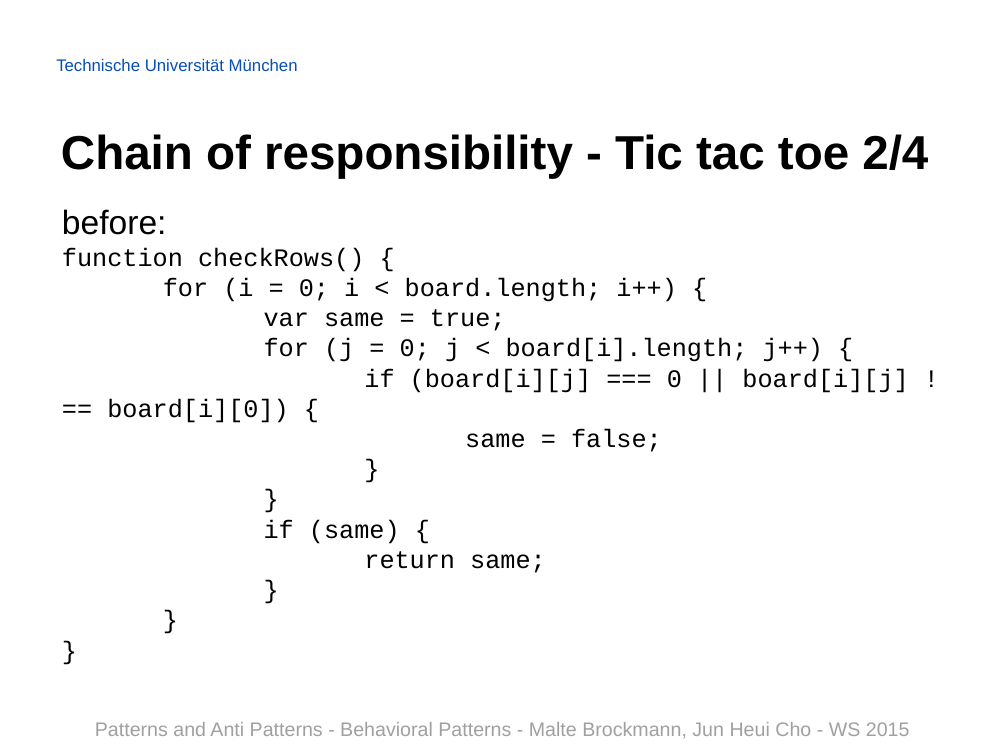
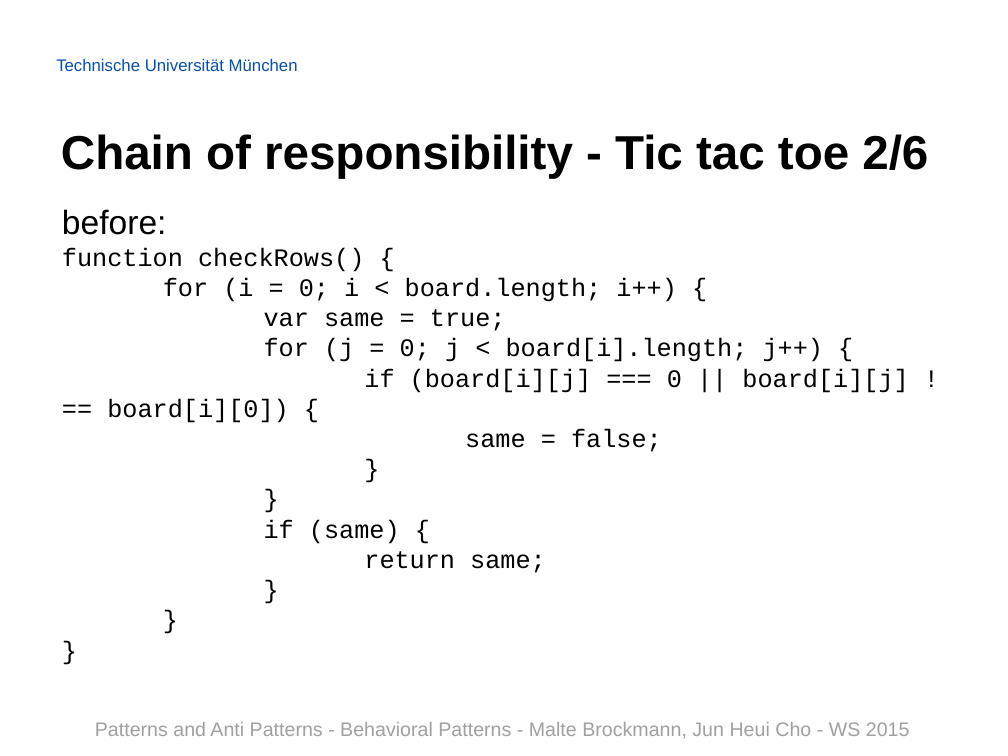
Before and after one commit to Painted6/Behavioral-design-patterns, a slide deck: slide 20 of Behavioral Patterns - JS Patterns and Anti Patterns.pptx. Drawn at 1008x756 pixels with LibreOffice and Linux fonts; fonts in the diff are those of the drawing; background and template pictures are left out. Boxes give left, top, right and bottom in pixels: in the first picture for what was removed or moved away, otherwise in the second. Text is boxed around its words. In the diff, an @@ line names an element or a change of style, - is before the commit and + after.

Commit message:
added some slides at tic tac toe

```diff
--- a/Behavioral Patterns - JS Patterns and Anti Patterns.pptx
+++ b/Behavioral Patterns - JS Patterns and Anti Patterns.pptx
@@ title at (61,134,928,179): text changed @@
-Chain of responsibility - Tic tac toe 2/4
+Chain of responsibility - Tic tac toe 2/6
```
Also in this commit, not shown: 4 other slides changed, 2 slides added.
